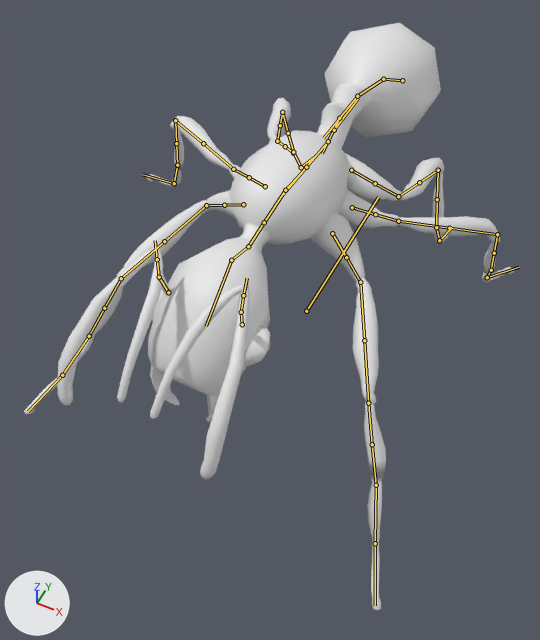
The FBX model Honey Towers/Assets/Ben/texutes/ant/ant.fbx as it was, and as the next commit left it.
The view is the same before and after, from a 50 mm camera at (0.446, -1.081, 1.274) aimed at (-0.011, -0.168, 0.131). Every picture has the same lights, and +X, +Y and +Z are marked at lower left. Both versions are drawn at frame 22 of the action 'RIG-Armature_mier|walk_ant'; the numbers are the values there. The bones that bend it are drawn over the model as lines.

In view in the first picture: 'mier'.
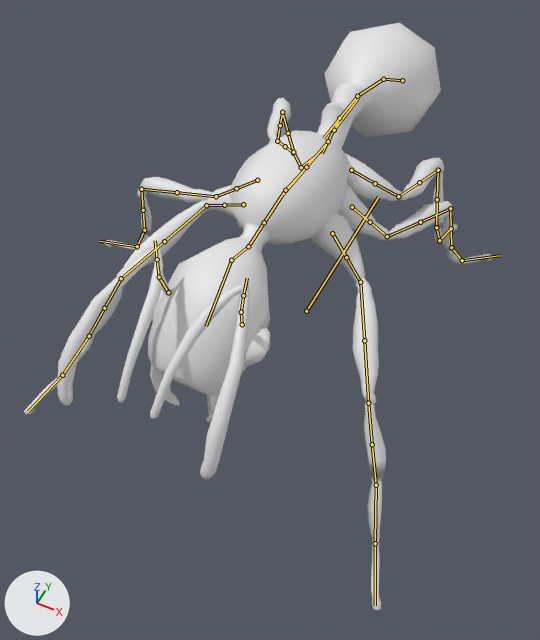
What differs and where, as boxes (x1, y1, x2, y2) in the pictures (540 x 640 px):
'mier', posed
    before: (24, 23, 515, 611)
    after: (24, 23, 494, 611)
bone 'DEF-thigh.L', root to tip
    before: (352, 207) to (375, 214)
    after: (352, 207) to (370, 222)
bone 'DEF-thigh.L.001', root to tip
    before: (375, 214) to (398, 221)
    after: (370, 222) to (387, 236)
bone 'DEF-shin.L', root to tip
    before: (398, 221) to (449, 228)
    after: (387, 236) to (420, 222)
bone 'DEF-shin.L.001', root to tip
    before: (449, 228) to (497, 234)
    after: (420, 222) to (450, 208)
bone 'DEF-foot.L', root to tip
    before: (497, 234) to (494, 253)
    after: (450, 208) to (451, 228)
bone 'DEF-toe.L.001', root to tip
    before: (487, 277) to (519, 267)
    after: (462, 260) to (500, 255)
bone 'DEF-thigh.R', root to tip
    before: (265, 186) to (249, 177)
    after: (257, 180) to (236, 188)
bone 'DEF-shin.R', root to tip
    before: (233, 169) to (203, 143)
    after: (216, 196) to (177, 192)
bone 'DEF-shin.R.001', root to tip
    before: (203, 143) to (175, 120)
    after: (177, 192) to (141, 189)
bone 'DEF-foot.R', root to tip
    before: (175, 120) to (176, 143)
    after: (141, 189) to (143, 210)

The change in detail:
Bone 'DEF-thigh.L' (bone_def_thigh_l) turns from (-6, 0, -9) to (-22, 1, 5) degrees about its own x, y and z.
Bone 'DEF-thigh.L' (bone_def_thigh_l) is rescaled from (0.99, 1.02, 0.99) to (1.01, 0.98, 1.01).
Bone 'DEF-thigh.L.001' (bone_def_thigh_l_001) turns from (0, 1, 0) to (0, -1, 0) degrees about its own x, y and z.
Bone 'DEF-shin.L' (bone_def_shin_l) turns from (-14, 1, 0) to (29, -1, 1) degrees about its own x, y and z.
Bone 'DEF-shin.L' (bone_def_shin_l) is rescaled from (1.01, 0.99, 1.0) to (0.99, 0.99, 1.01).
Bone 'DEF-shin.L.001' (bone_def_shin_l_001) turns from (0, -4, 0) to (0, 13, 0) degrees about its own x, y and z.
Bone 'DEF-foot.L' (bone_def_foot_l) turns from (12, -22, 25) to (-9, 18, -5) degrees about its own x, y and z.
Bone 'DEF-toe.L.001' (bone_def_toe_l_001) turns from (-5, -11, -15) to (2, -14, -8) degrees about its own x, y and z.
Bone 'DEF-thigh.R' (bone_def_thigh_r) moves from (0.005, -0.025, -0.01) to (-0.014, -0.025, -0.012).
Bone 'DEF-thigh.R' (bone_def_thigh_r) turns from (-5, 2, 25) to (-52, 5, 10) degrees about its own x, y and z.
Bone 'DEF-thigh.R' (bone_def_thigh_r) is rescaled from (1.01, 0.99, 1.01) to (1.02, 0.97, 1.02).
Bone 'DEF-shin.R' (bone_def_shin_r) turns from (-17, -2, 3) to (5, -3, 4) degrees about its own x, y and z.
Bone 'DEF-shin.R.001' (bone_def_shin_r_001) turns from (0, -12, 0) to (0, -16, 0) degrees about its own x, y and z.
Bone 'DEF-foot.R' (bone_def_foot_r) turns from (-18, -13, -17) to (1, -11, -17) degrees about its own x, y and z.
